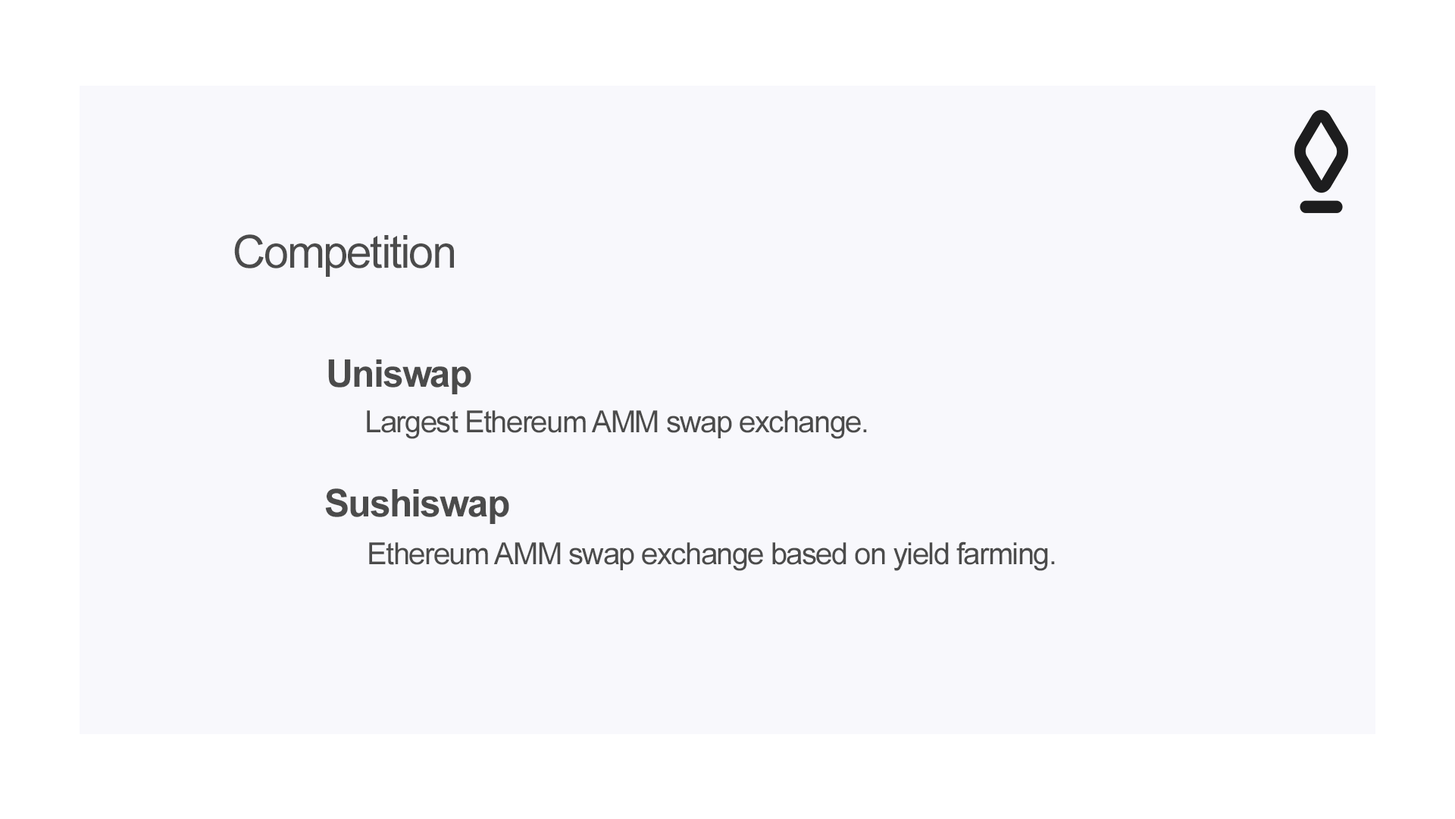
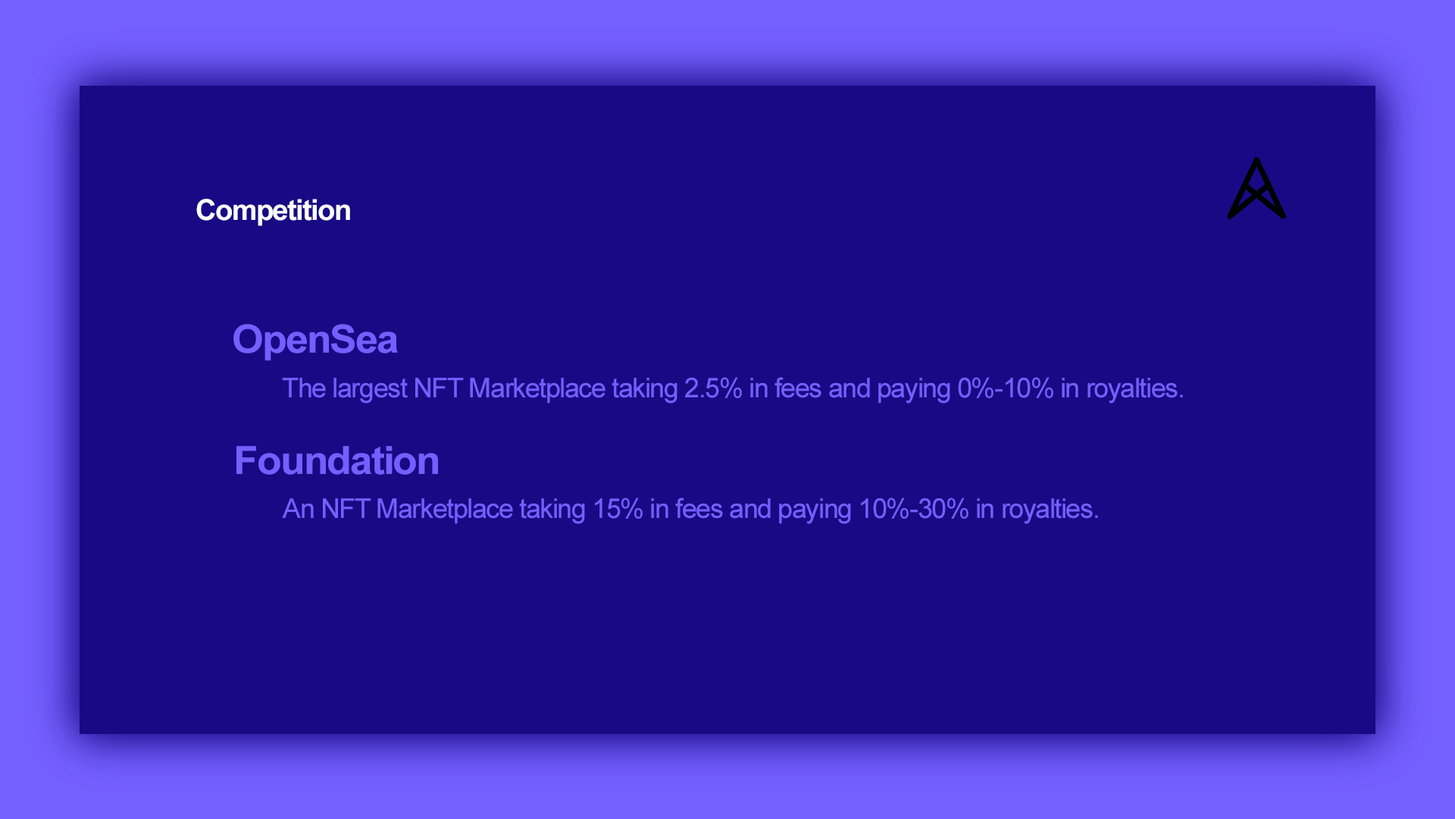
Before/after of a 1455×819 layered artwork. What changed in the layer stack:
removed layer "Ethereum AMM swap exchange based on yield farming." over <box>369,541,1056,571</box>
removed layer "Largest Ethereum AMM swap exchange." over <box>366,410,868,439</box>
added layer "Arells-Icon-Ebony" above "An NFT Marketplace taking 15% in fees and paying 10%-30% in roy" over <box>1227,156,1287,220</box>
renamed "Sushiswap" to "An NFT Marketplace taking 15% in fees and paying 10%-30% in roy", painted on it over <box>281,488,1099,524</box>
renamed "Uniswap" to "The largest NFT Marketplace taking 2.5% in fees and paying 0%-1", painted on it over <box>281,359,1184,404</box>
painted on "Competition" over <box>196,198,455,277</box>
removed layer "EcareIcon" over <box>1294,109,1349,213</box>
added layer "Foundation" above "OpenSea" over <box>236,445,439,475</box>
added layer "OpenSea" above "Rectangle 2" over <box>233,323,398,361</box>
painted on "Rectangle 2" over <box>79,85,1376,734</box>
removed layer "Background" over <box>0,0,1455,819</box>
added layer "Rectangle 2 copy 2" (80%) above "Rectangle 2 copy" over <box>24,30,1432,790</box>
added layer "Rectangle 2 copy" above "Layer 0" over <box>24,30,1432,790</box>
added layer "Layer 0" over <box>0,0,1455,819</box>
